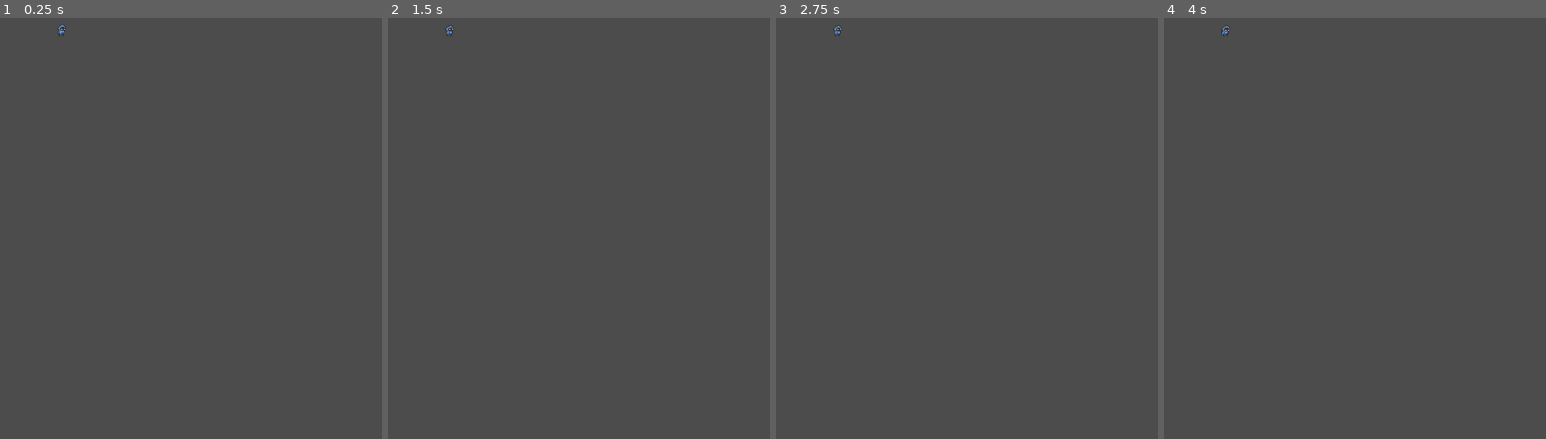
Above: before the commit, frames 1-4 (left to right).
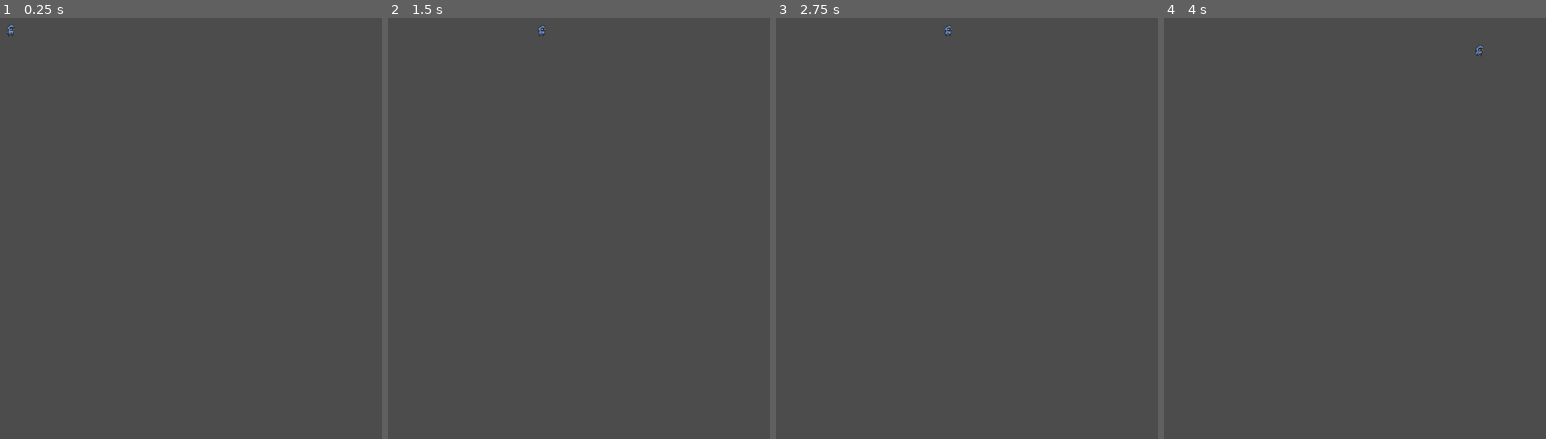
Above: after the commit, the same moments.

Repository: Lagswastaken/Platformer
Game: Godot game, scene res://World.tscn
Same seed, same stepped clock (60 frames per second), same inputs: the game is played once before the commit and once after it. The project has no main scene, so this scene is started directly.
Inputs:
- Up to frame 1 (0.25 s): no input
- Up to frame 2 (1.5 s): tap Enter at 0.5 s; hold Right (right, bound only after the commit) from 0.53 s (still down); tap Space (jump, bound only after the commit) at 0.6, 0.77, 1.07, 1.25, 1.35 s
- Up to frame 3 (2.75 s): tap Space (jump, bound only after the commit) at 1.52, 1.82, 2.1 s; tap Enter at 2 s; release Right (right, bound only after the commit) at 2.03 s; hold A (left, bound only after the commit) from 2.03 s (still down)
- Up to frame 4 (4 s): tap Space (jump, bound only after the commit) at 2.75, 2.85, 3.02, 3.32, 3.6, 3.77 s; release A (left, bound only after the commit) at 2.78 s; hold Right (right, bound only after the commit) from 2.78 s (still down); tap Enter at 3.5 s

The runs differ from the first frame. In frame 1, less than 0.1% of the frame differs, in the area x 1-18%, y 1-5%; in frame 2, less than 0.1%; in frame 3, less than 0.1%; in frame 4, less than 0.1%, in the area x 14-84%, y 1-9%.

Commit message:
Added animations

Diff:
--- a/Scenes/Player.gd
+++ b/Scenes/Player.gd
@@ -1,6 +1,53 @@
 extends KinematicBody2D
+
+export (int) var speed = 210
+export (int) var jump_speed = -180
+export (int) var gravity = 400
+export (int) var slide_speed = 400
+
+var velocity = Vector2.ZERO
+
+export (float) var friction = 10
+export (float) var acceleration = 25
+
+enum state {IDLE, RUNNING, PUSHING, ROLLING, JUMP, STARTJUMP, FALL, ATTACK}
+
+onready var player_state = state.IDLE
+
 
 
 func _ready():
 	$AnimationPlayer.play("Idle")
 	pass
+
+func update_animation(anim):
+	pass
+
+func handle_state(state):
+	pass
+
+func get_input():
+	var dir = Input.get_action_strength("right") - Input.get_action_strength("left")
+	if dir != 0:
+		velocity.x = move_toward(velocity.x, dir*speed, acceleration)
+	else:
+		velocity.x = move_toward(velocity.x, 0, friction)
+
+func _physics_process(delta):
+	get_input()
+	if velocity == Vector2.ZERO:
+		player_state  = state.IDLE
+	elif Input.is_action_just_pressed("jump") and is_on_floor():
+		player_state = state.STARTJUMP
+	elif velocity.x != 0:
+		player_state = state.RUNNING
+	if not is_on_floor():
+		if velocity.y < 0:
+			player_state = state.JUMP
+		if velocity.y > 0:
+			player_state = state.FALL
+
+	handle_state(player_state)
+	update_animation(player_state)
+	velocity.y += gravity * delta
+	velocity = move_and_slide(velocity, Vector2.UP)
--- a/World.tscn
+++ b/World.tscn
@@ -1,8 +1,17 @@
-[gd_scene load_steps=2 format=2]
+[gd_scene load_steps=3 format=2]
 
 [ext_resource path="res://Scenes/Player.tscn" type="PackedScene" id=1]
+
+[sub_resource type="RectangleShape2D" id=1]
+extents = Vector2( 163.5, 5 )
 
 [node name="World" type="Node2D"]
 
 [node name="Player" parent="." instance=ExtResource( 1 )]
-position = Vector2( 97, 60 )
+position = Vector2( 31, 59 )
+
+[node name="StaticBody2D" type="StaticBody2D" parent="."]
+
+[node name="CollisionShape2D" type="CollisionShape2D" parent="StaticBody2D"]
+position = Vector2( 183.5, 73 )
+shape = SubResource( 1 )
--- a/project.godot
+++ b/project.godot
@@ -37,6 +37,28 @@
 "svg/scale": 1.0
 }
 
+[input]
+
+right={
+"deadzone": 0.5,
+"events": [ Object(InputEventKey,"resource_local_to_scene":false,"resource_name":"","device":0,"alt":false,"shift":false,"control":false,"meta":false,"command":false,"pressed":false,"scancode":16777233,"physical_scancode":0,"unicode":0,"echo":false,"script":null)
+, Object(InputEventKey,"resource_local_to_scene":false,"resource_name":"","device":0,"alt":false,"shift":false,"control":false,"meta":false,"command":false,"pressed":false,"scancode":68,"physical_scancode":0,"unicode":0,"echo":false,"script":null)
+ ]
+}
+left={
+"deadzone": 0.5,
+"events": [ Object(InputEventKey,"resource_local_to_scene":false,"resource_name":"","device":0,"alt":false,"shift":false,"control":false,"meta":false,"command":false,"pressed":false,"scancode":65,"physical_scancode":0,"unicode":0,"echo":false,"script":null)
+, Object(InputEventKey,"resource_local_to_scene":false,"resource_name":"","device":0,"alt":false,"shift":false,"control":false,"meta":false,"command":false,"pressed":false,"scancode":16777231,"physical_scancode":0,"unicode":0,"echo":false,"script":null)
+ ]
+}
+jump={
+"deadzone": 0.5,
+"events": [ Object(InputEventKey,"resource_local_to_scene":false,"resource_name":"","device":0,"alt":false,"shift":false,"control":false,"meta":false,"command":false,"pressed":false,"scancode":32,"physical_scancode":0,"unicode":0,"echo":false,"script":null)
+, Object(InputEventKey,"resource_local_to_scene":false,"resource_name":"","device":0,"alt":false,"shift":false,"control":false,"meta":false,"command":false,"pressed":false,"scancode":87,"physical_scancode":0,"unicode":0,"echo":false,"script":null)
+, Object(InputEventKey,"resource_local_to_scene":false,"resource_name":"","device":0,"alt":false,"shift":false,"control":false,"meta":false,"command":false,"pressed":false,"scancode":16777232,"physical_scancode":0,"unicode":0,"echo":false,"script":null)
+ ]
+}
+
 [physics]
 
 common/enable_pause_aware_picking=true
